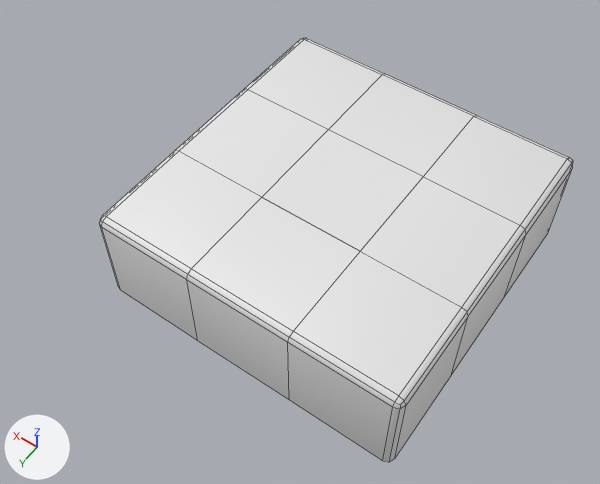
Before and after pictures for a commit that changed the FBX model Assets/Meshes/LandTiles.fbx.
Both versions are drawn from a camera (50 mm lens) standing at (-2.48, 4.12, 5.86) and looking at (0.36, 0.14, -0.38). The lights are fixed; the arrows at lower left show +X, +Y and +Z. Mesh edges are drawn as thin lines. Where no turn or scale is listed for an object, it has been applied to the vertices.

Names of what the first picture shows: 'Grass_LeftBottom', 'Grass_LeftMiddle', 'Grass_LeftTop', 'Grass_Middle', 'Grass_MiddleBottom', 'Grass_MiddleTop', 'Grass_RightBottom', 'Grass_RightMiddle', 'Grass_TopRight'.
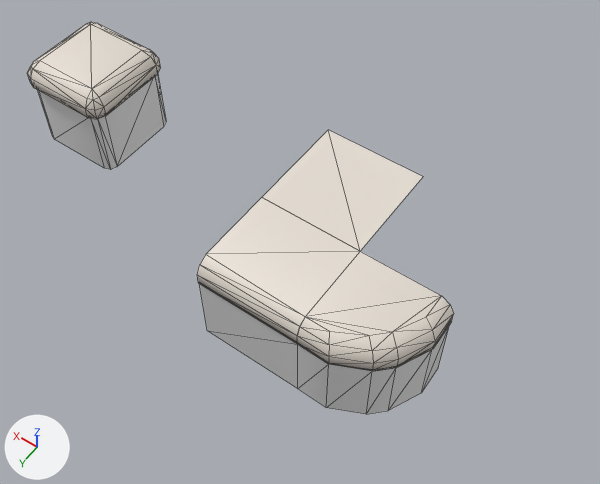
Location of each change, [x1, y1, x2, y2] in pixels of the pictures (600 x 484 px):
'Grass_LeftTop', reshaped, turned
    before: [288, 251, 468, 462]
    after: [297, 251, 454, 414]
'Grass_MiddleTop', reshaped, turned
    before: [187, 197, 360, 399]
    after: [197, 197, 360, 388]
'Grass_TopRight', deleted
    before: [99, 151, 262, 340]
'Grass Single', added
    after: [27, 22, 166, 169]
'Grass_LeftMiddle', deleted
    before: [361, 177, 526, 374]
'Grass_LeftBottom', deleted
    before: [423, 115, 573, 296]
'Grass_RightMiddle', deleted
    before: [175, 89, 327, 197]
'Grass_MiddleBottom', deleted
    before: [328, 74, 476, 177]
'Grass_RightBottom', deleted
    before: [244, 38, 384, 130]
part 3 of me_grass_middle, built on
    both: [263, 130, 423, 251]

Patch to the scene script:
```diff
--- a/Assets/Meshes/LandTiles.fbx.py
+++ b/Assets/Meshes/LandTiles.fbx.py
@@ me_grass_lefttop_002 @@
 # used by ob_grass_lefttop; location = (-1.0, 1.0, -0.5); rotation_euler = (1.571, 0.0, -3.142), in degrees (90, 0, -180); scale = (0.01, 0.01, 0.01)
-me_grass_lefttop_002.from_pydata(...)  # 19 vertices, 12 faces; spans x -50.0..50.0, y 0.0..100.0, z -50.0..50.0
+me_grass_lefttop_002.from_pydata(...)  # 43 vertices, 65 faces; spans x -38.7..50.0, y 0.0..100.0, z -38.7..50.0
+# me_grass_lefttop_002 part 1: 19 vertices removed from x -50.0..50.0, y 0.0..100.0, z -50.0..50.0; 43 vertices added at x -38.7..50.0, y 0.0..100.0, z -38.7..50.0
+me_grass_lefttop_002.materials.append(mat_grass)  # white #e7dfd4
+me_grass_lefttop_002.materials.append(mat_dirt)  # white #e7e7e7
@@ me_grass_middletop_001 @@
 # used by ob_grass_middletop; location = (0.0, 1.0, -0.5); rotation_euler = (1.571, 0.0, -3.142), in degrees (90, 0, -180); scale = (0.01, 0.01, 0.01)
-me_grass_middletop_001.from_pydata(...)  # 10 vertices, 4 faces; spans x -50.0..50.0, y 0.0..100.0, z -50.0..50.0
+me_grass_middletop_001.from_pydata(...)  # 16 vertices, 14 faces; spans x -38.1..50.0, y 0.0..100.0, z -50.0..50.0
+# me_grass_middletop_001 part 2
+# 9 vertices are removed from x -50.0..50.0, y 0.0..100.0, z -50.0..50.0
+# 4 faces are deleted
+# 9 vertices are added at x -38.1..-25.1, y 0.0..100.0, z -50.0..50.0
+# 6 new vertices lie (0.0, 0.0, 100.0) away from vertices in x -38.1..50.0, y 0.0..100.0, z -50.0
+# 8 new faces join them, mat_grass (white #e7dfd4)
+# 6 new faces join them, mat_dirt (white #e7e7e7)
+me_grass_middletop_001.materials.append(mat_grass)  # white #e7dfd4
+me_grass_middletop_001.materials.append(mat_dirt)  # white #e7e7e7
@@ me_grass_middle @@
 me_grass_middle.from_pydata(...)  # 4 vertices, 1 face; spans x -0.5..0.5, y -0.5..0.5, z 1.0
 # verts and faces of me_grass_middle; kept vertices keep their numbers, new ones are numbered from 4
+# me_grass_middle part 3
+delete_faces([(0, 2, 3, 1)])
+faces += [(1, 2, 3), (0, 2, 1)]
+me_grass_middle.materials.append(mat_grass)  # white #e7dfd4
@@ ob_grass_rightbottom @@
-ob_grass_rightbottom = bpy.data.objects.new('Grass_RightBottom', me_grass_rightbottom_001)
@@ ob_grass_lefttop @@
 ob_grass_lefttop.location = (-1.0, 1.0, -0.5)
-ob_grass_lefttop.rotation_euler = (1.571, 0.0, -3.142)  # degrees (90, 0, -180)
+ob_grass_lefttop.rotation_euler = (1.571, 0.0, 0.0)  # degrees (90, 0, 0)
 ob_grass_lefttop.scale = (0.01, 0.01, 0.01)
@@ ob_grass_middletop @@
 ob_grass_middletop.location = (0.0, 1.0, -0.5)
-ob_grass_middletop.rotation_euler = (1.571, 0.0, -3.142)  # degrees (90, 0, -180)
+ob_grass_middletop.rotation_euler = (1.571, 0.0, -1.571)  # degrees (90, 0, -90)
 ob_grass_middletop.scale = (0.01, 0.01, 0.01)
@@ ob_grass_leftmiddle @@
-ob_grass_leftmiddle = bpy.data.objects.new('Grass_LeftMiddle', me_grass_leftmiddle_001)
@@ ob_grass_middlebottom @@
-ob_grass_middlebottom = bpy.data.objects.new('Grass_MiddleBottom', me_grass_middlebottom_001)
@@ ob_grass_leftbottom @@
-ob_grass_leftbottom = bpy.data.objects.new('Grass_LeftBottom', me_grass_leftbottom_001)
@@ ob_grass_topright @@
-ob_grass_topright = bpy.data.objects.new('Grass_TopRight', me_grass_topright_001)
@@ ob_grass_rightmiddle @@
-ob_grass_rightmiddle = bpy.data.objects.new('Grass_RightMiddle', me_grass_rightmiddle_001)
@@ ob_grass_single @@
+ob_grass_single = bpy.data.objects.new('Grass Single', me_grass_single_002)  # 76 vertices, 138 faces; spans x -0.5..0.5, y -0.5..0.5, z 0.0..1.0; in mat_grass (white #e7dfd4), mat_dirt (white #e7e7e7)
+ob_grass_single.location = (3.0, 0.0, -0.5)
```
